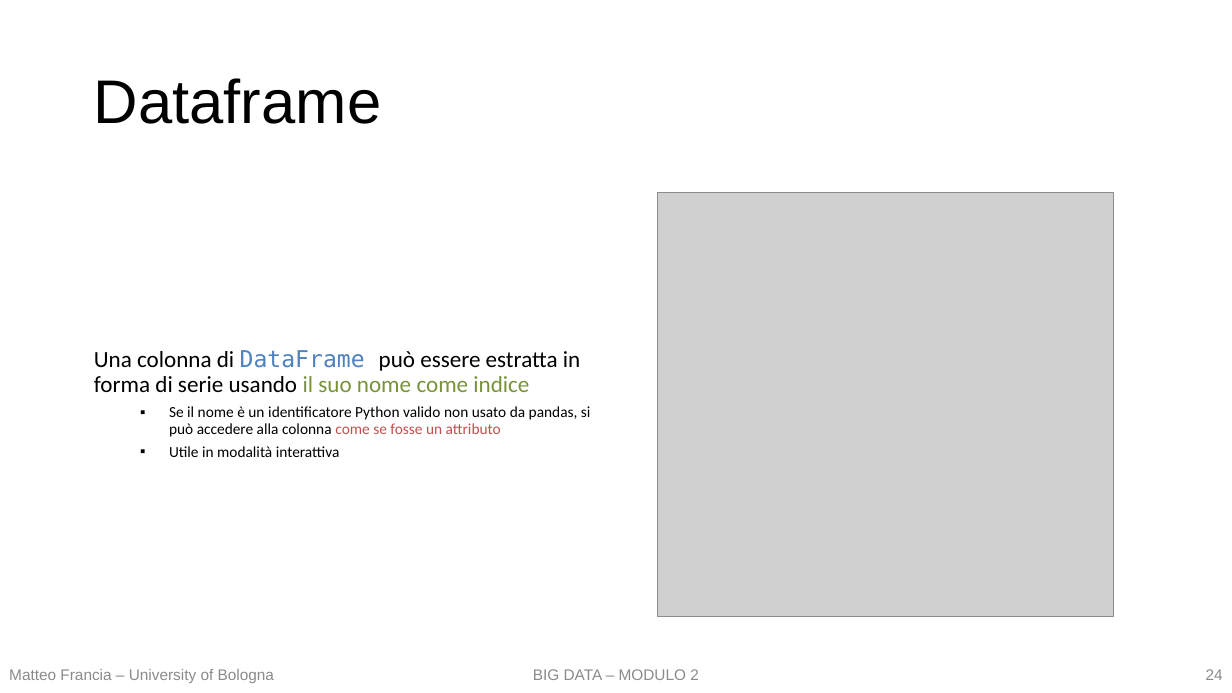
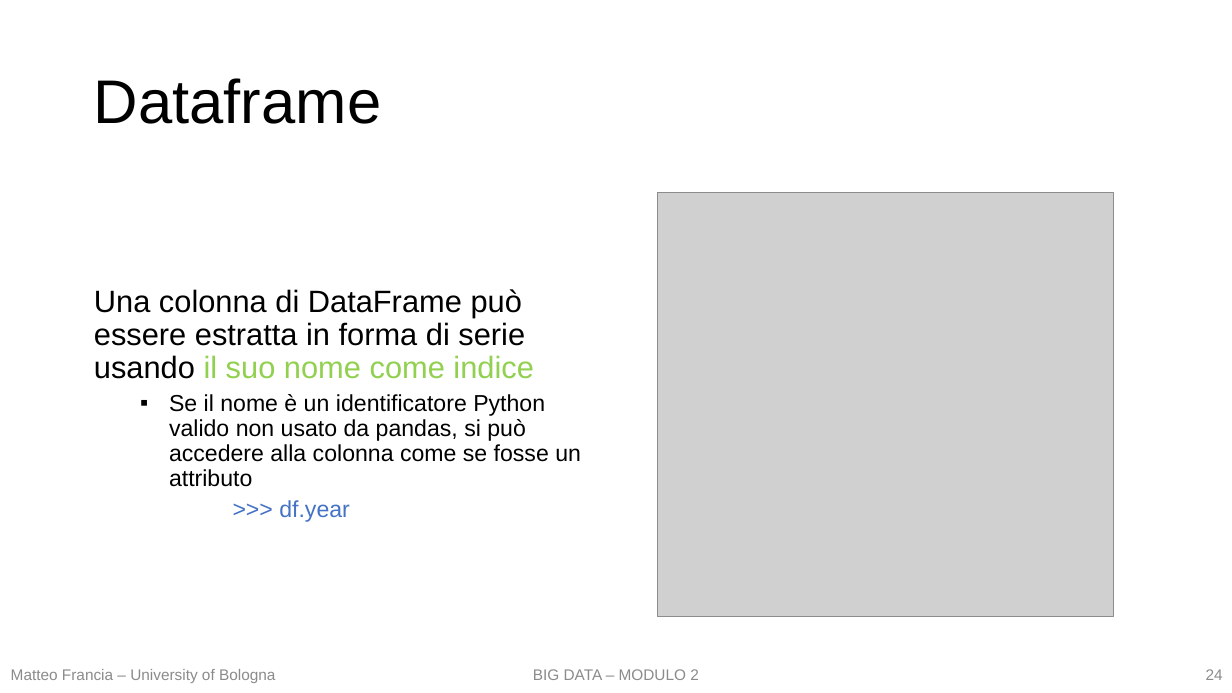
Before and after one commit to w4bo/teaching-handsondatapipelines, a slide deck: slide 24 of 01 - DataPreprocessing/01 - DataPreprocessing.pptx. Drawn at 1232x693 pixels with LibreOffice and Linux fonts; fonts in the diff are those of the drawing; grey boxes stand for pictures. Boxes give left, top, right and bottom in pixels: in the first picture for what was removed or moved away, otherwise in the second. Text is boxed around its words. In the diff, an @@ line names an element or a change of style, - is before the commit and + after.

```diff
--- a/01 - DataPreprocessing/01 - DataPreprocessing.pptx
+++ b/01 - DataPreprocessing/01 - DataPreprocessing.pptx
@@ text at (x1=94, y1=289, x2=581, y2=487): size 18 to 24 pt in "Una colonna di DataFrame può essere estratta ..."; font Calibri to Arial in "Una colonna di può essere estratta in ...", "Se il nome è un identificatore Python ..."; font DejaVu Sans Mono to Arial, text colour #4F82BE to #000000 in "DataFrame"; text colour #78933C to #92D050 in "il suo nome come indice"; size 12 to 18 pt in "Se il nome è un identificatore Python ..."; text colour #C1504D to #000000 in "come se fosse un attributo" @@
@@ text at (x1=279, y1=500, x2=350, y2=522): text changed; size 12 to 18 pt; font Calibri to Arial; text colour #000000 to #4472C4 @@
-  ▪ Utile in modalità interattiva
+  >>> df.year
@@ text "Matteo Francia – University of ..." at (x1=11, y1=669, x2=275, y2=683): alignment left to centre @@
```
Also in this commit, not shown: 5 other slides changed, 4 other files.
